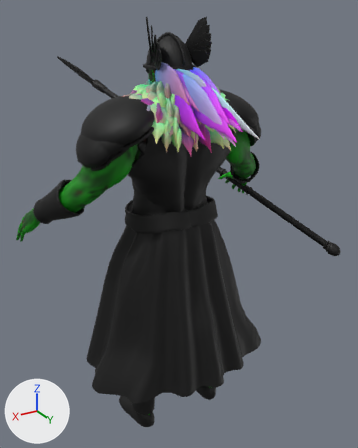
What one commit did to the glTF model public/models/gods/odin.glb.
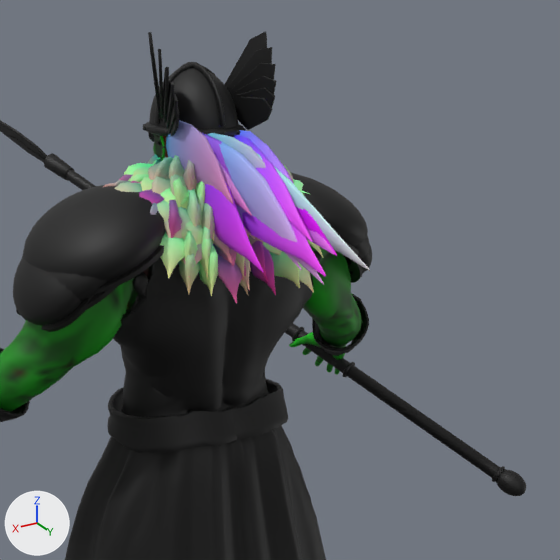
Old and new are each drawn whole from a 50 mm camera at (1.37, 2.327, 2.541) aimed at (-0.335, -0.515, 1.119) and again close up on the part from 19% to 100% of the width and 0% to 65% of the height. The lights are fixed; the arrows at lower left show +X, +Y and +Z. The first two pictures are the older version. Vertices at exactly the same position are counted once.

Script lines for the objects in view, before the commit:
```python
me_hair = bpy.data.meshes.new('hair')
me_hair.from_pydata(...)  # 9056 vertices, 15408 faces; spans x -0.129..0.138, y -0.365..0.63, z 1.724..2.305
me_hair.materials.append(mat_hair)
me_robe = bpy.data.meshes.new('robe')
me_robe.from_pydata(...)  # 1152 vertices, 2112 faces; spans x -0.598..0.608, y -0.461..0.434, z 0.474..1.474
me_robe.materials.append(mat_cloth)
me_spear_trim = bpy.data.meshes.new('spear_trim')
me_spear_trim.from_pydata(...)  # 624 vertices, 1216 faces; spans x -1.06..-0.18, y -1.67..0.37, z 1.05..2.03
me_spear_trim.materials.append(mat_gold)
ob_hair = bpy.data.objects.new('hair', me_hair)
ob_hair.location = (0.0, 0.0, 0.0)
ob_robe = bpy.data.objects.new('robe', me_robe)
ob_robe.location = (0.0, 0.0, 0.0)
ob_spear_trim = bpy.data.objects.new('spear_trim', me_spear_trim)
ob_spear_trim.location = (0.0, 0.0, 0.0)
# also in view: 'body' at (0.0, -0.206, 1.202); 'helm_trim' at (0.0, -0.061, 2.328); 'mantle' at (0.006, -0.02, 2.041); 'pauldron.L' at (0.342, -0.013, 1.966); 'helm' at (0.0, -0.061, 2.344)
```
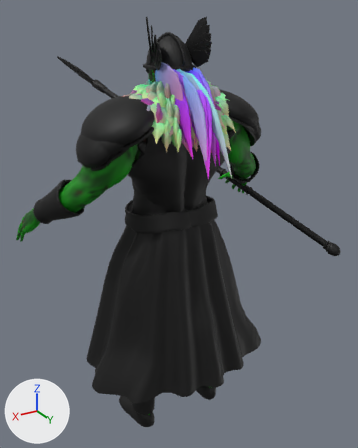
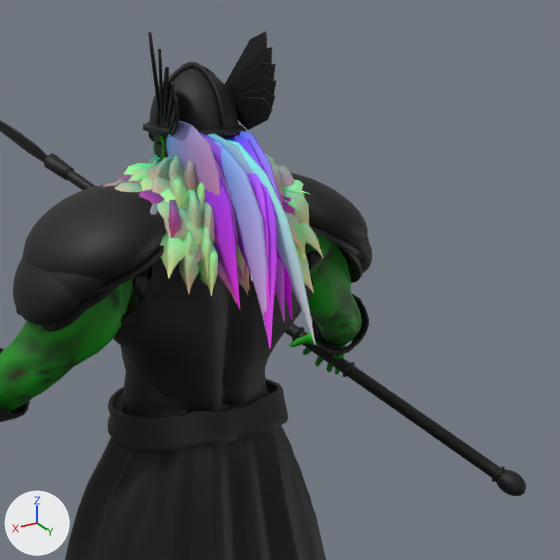
Boxes [x1, y1, x2, y2] around the edits, measured in the close-ups (560 x 560 px; the box of a moved part takes in the faces that stretch with it):
```json
{"object": "hair", "change": "reshaped", "before": [148, 120, 370, 285], "after": [148, 120, 316, 349]}
{"part": 1, "of": "me_hair", "change": "moved or reshaped", "before": [188, 126, 370, 285], "after": [188, 126, 316, 349]}
```

Edits to the scene script, one JSON object a line:
```json
{"block": "me_hair", "where": "# used by ob_hair; location = (0.0, 0.0, 0.0)"}
{"op": "remove", "block": "me_hair", "code": "me_hair.from_pydata(...)  # 9056 vertices, 15408 faces; spans x -0.129..0.138, y -0.365..0.63, z 1.724..2.305"}
{"op": "add", "block": "me_hair", "code": "me_hair.from_pydata(...)  # 9056 vertices, 15408 faces; spans x -0.129..0.138, y -0.365..0.427, z 1.724..2.305"}
{"block": "me_hair", "change": "me_hair part 1: 1143 of 9056 vertices moved; they spanned x -0.079..0.12, y 0.05..0.63, z 1.977..2.299 and now span x -0.08..0.12, y 0.048..0.427, z 1.77..2.298; mean shift (0.0, -0.052, -0.067); largest move (-0.071, 0.63, 2.012) -> (-0.08, 0.427, 1.772)"}
```
